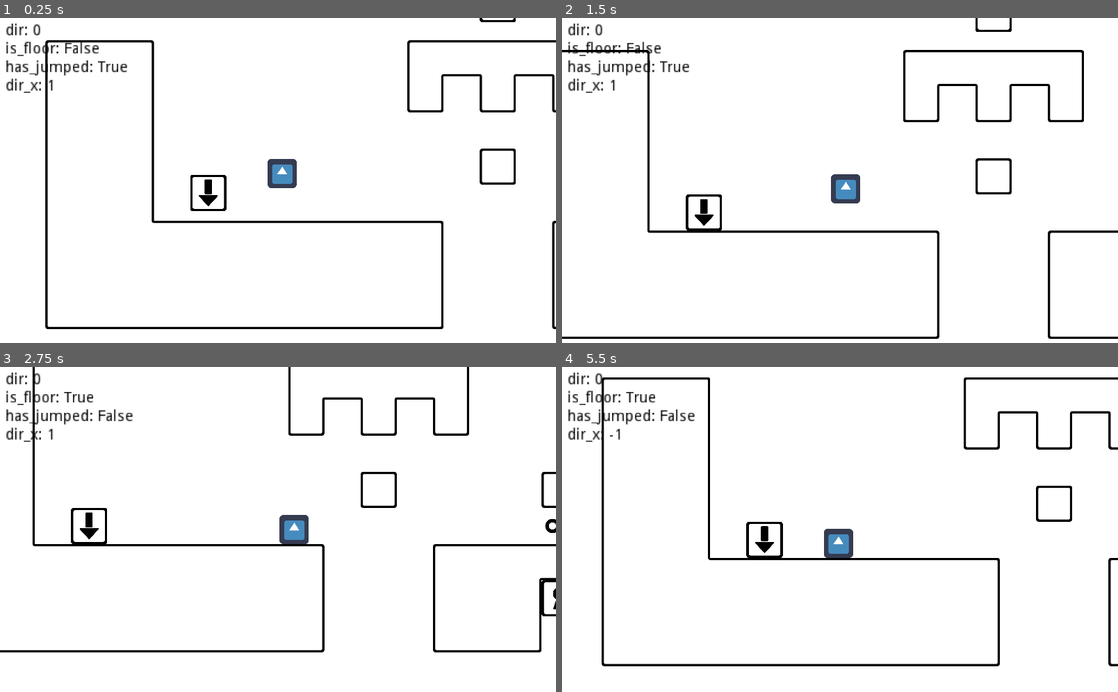
Above: before the commit, frames 1-4 (two rows, left to right).
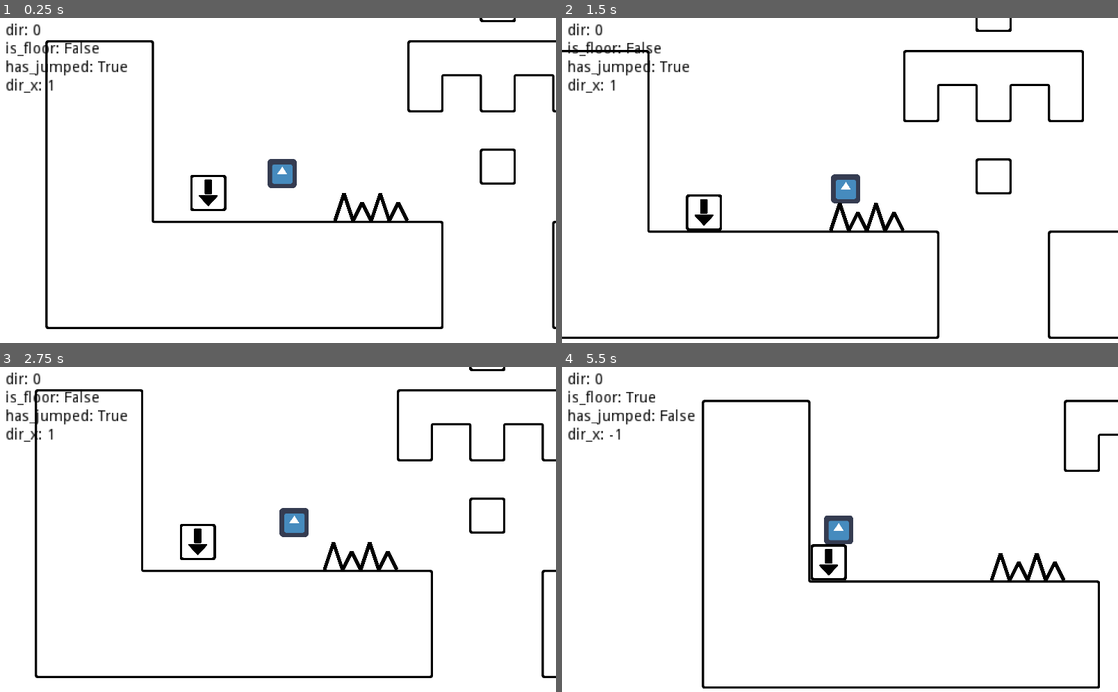
Above: after the commit, the same moments.

Repository: HarmonyHoney/ROTA
Game: Godot game, scene res://src/map/0.tscn
Two runs of this game, one before a commit and one after it. Both use one fixed random seed, a clock stepped at 60 frames per second and the inputs below. The engine's default icon, where the game draws it, is replaced by a stand-in: a white triangle on a blue panel in a dark square.
Inputs:
- Up to frame 1 (0.25 s): no input
- Up to frame 2 (1.5 s): tap Enter at 0.5 s; hold Right (right) 0.53-1.28 s; tap C (action) at 0.6 s; tap X (jump) at 0.77 s; hold Down (down) from 1.28 s (still down); tap Q at 1.35 s
- Up to frame 3 (2.75 s): tap X (jump) at 1.52 s; release Down (down) at 2.03 s; hold Right (right) from 2.03 s (still down); tap E at 2.1 s
- Up to frame 4 (5.5 s): release Right (right) at 2.78 s; hold Up (up) 2.78-3.53 s; tap C (action) at 2.85, 5.1 s; tap X (jump) at 3.02, 3.77, 4.52 s; hold Left (left) 3.53-5.03 s; tap Q at 3.6 s; tap E at 4.35 s; hold Down (down) from 5.03 s (still down)

The runs differ from the first frame. In frame 1, 0.4% of the frame differs, in the area x 60-74%, y 53-63%; in frame 2, 0.4%; in frame 3, 7.8%, in the area x 0-100%, y 0-96%; in frame 4, 6.8%.
Error after the commit: Invalid call to function 'is_in_group' in base 'KinematicBody2D (Player.gd)'. Expected 1 arguments. (res://src/actor/Box.gd:64)

Commit message:
spike!(:

Diff:
--- a/project.godot
+++ b/project.godot
@@ -102,6 +102,7 @@
 2d_physics/layer_1="solid"
 2d_physics/layer_2="player"
 2d_physics/layer_3="box"
+2d_physics/layer_4="spike"
 
 [physics]
 
--- a/src/actor/Player.gd
+++ b/src/actor/Player.gd
@@ -135,3 +135,8 @@
 func _on_PushArea_body_entered(body):
 	if is_floor and body.is_in_group("box") and body.is_floor and body.dir % 2 == dir % 2:
 		body.push(dir_x == 1)
+
+func _on_BodyArea_area_entered(area):
+	if area.get_parent().is_in_group("spike"):
+		print("hit spike")
+		get_tree().reload_current_scene()
--- a/src/actor/Player.tscn
+++ b/src/actor/Player.tscn
@@ -6,6 +6,9 @@
 [ext_resource path="res://media/audio/sfx/player_punch0.wav" type="AudioStream" id=4]
 
 [sub_resource type="RectangleShape2D" id=1]
+extents = Vector2( 40, 40 )
+
+[sub_resource type="RectangleShape2D" id=4]
 extents = Vector2( 40, 40 )
 
 [sub_resource type="RectangleShape2D" id=2]
@@ -49,6 +52,13 @@
 
 [node name="CollisionShape2D" type="CollisionShape2D" parent="."]
 shape = SubResource( 1 )
+
+[node name="BodyArea" type="Area2D" parent="."]
+collision_layer = 3
+collision_mask = 8
+
+[node name="CollisionShape2D" type="CollisionShape2D" parent="BodyArea"]
+shape = SubResource( 4 )
 
 [node name="HitArea" type="Area2D" parent="."]
 position = Vector2( 50, 0 )
@@ -94,4 +104,5 @@
 [node name="AudioPunch" type="AudioStreamPlayer2D" parent="."]
 stream = ExtResource( 4 )
 
+[connection signal="area_entered" from="BodyArea" to="." method="_on_BodyArea_area_entered"]
 [connection signal="body_entered" from="PushArea" to="." method="_on_PushArea_body_entered"]
--- /dev/null
+++ b/src/actor/Spike.tscn
@@ -0,0 +1,18 @@
+[gd_scene format=2]
+
+[node name="Spike" type="Node2D" groups=[
+"spike",
+]]
+z_index = 15
+z_as_relative = false
+
+[node name="Line2D" type="Line2D" parent="."]
+points = PoolVector2Array( 0, 0, 25, -75, 50, 0, 75, -50, 100, 0 )
+default_color = Color( 0, 0, 0, 1 )
+
+[node name="Area2D" type="Area2D" parent="."]
+collision_layer = 8
+collision_mask = 0
+
+[node name="CollisionPolygon2D" type="CollisionPolygon2D" parent="Area2D"]
+polygon = PoolVector2Array( 0, 0, 25, -75, 50, 0, 75, -50, 100, 0 )
--- a/src/map/0.tscn
+++ b/src/map/0.tscn
@@ -7,6 +7,7 @@
 [ext_resource path="res://src/actor/Lock.tscn" type="PackedScene" id=5]
 [ext_resource path="res://src/actor/Key.tscn" type="PackedScene" id=6]
 [ext_resource path="res://src/actor/Exit.tscn" type="PackedScene" id=7]
+[ext_resource path="res://src/actor/Spike.tscn" type="PackedScene" id=8]
 
 [node name="Node2D" type="Node2D"]
 
@@ -33,3 +34,9 @@
 
 [node name="Key" parent="Actors" instance=ExtResource( 6 )]
 position = Vector2( 1650, 250 )
+
+[node name="Spike" parent="Actors" instance=ExtResource( 8 )]
+position = Vector2( 700, 300 )
+
+[node name="Spike2" parent="Actors" instance=ExtResource( 8 )]
+position = Vector2( 800, 300 )
Not shown: 1 places in src/actor/Player.tscn that only renumber resources
Not shown: 1 places in src/map/0.tscn that only renumber resources
